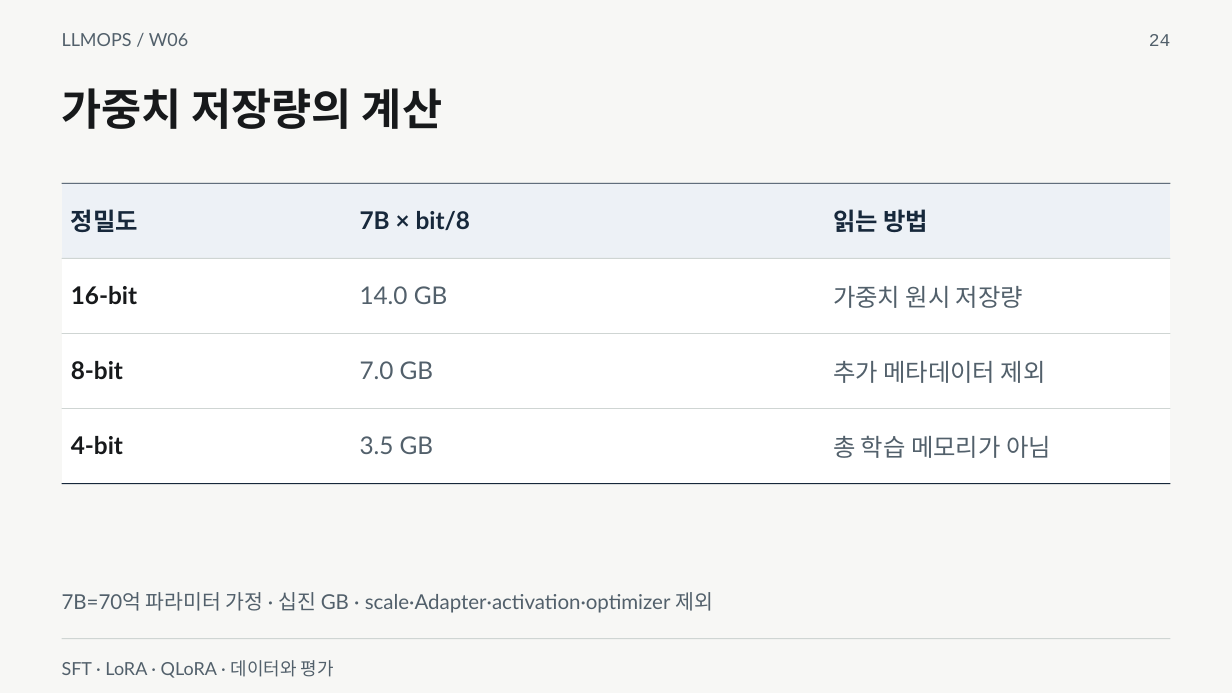
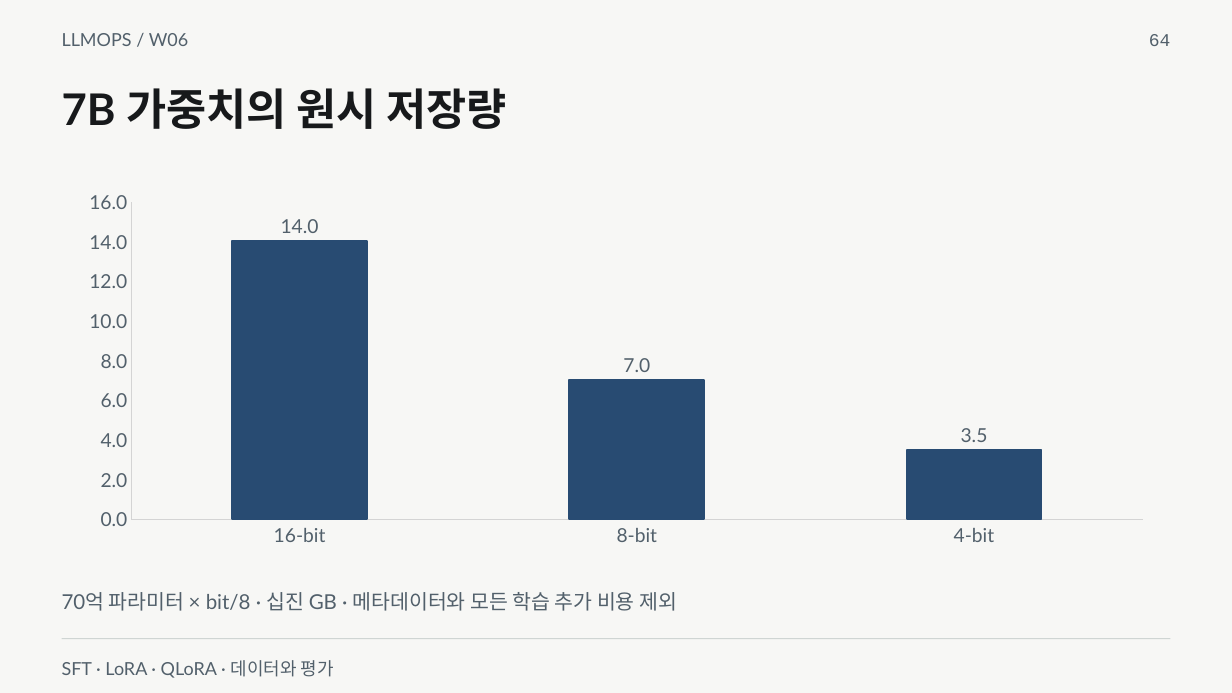
Before and after one commit to smilesjcha/llmops-16week, a slide deck: slide 64 of week06/lecture/06_week6_sft_lora_reference.pptx (slide 24 before the commit). Drawn at 1232x693 pixels with LibreOffice and Linux fonts; fonts in the diff are those of the drawing. Boxes give left, top, right and bottom in pixels: in the first picture for what was removed or moved away, otherwise in the second. Text is boxed around its words. In the diff, an @@ line names an element or a change of style, - is before the commit and + after.

```diff
--- a/week06/lecture/06_week6_sft_lora_reference.pptx
+++ b/week06/lecture/06_week6_sft_lora_reference.pptx
@@ text at (1149, 34, 1171, 46): text changed @@
-24
+64
@@ text at (62, 88, 506, 129): text changed @@
-가중치 저장량의 계산
+7B 가중치의 원시 저장량
@@ table removed at (62, 183, 1170, 483), 4 rows, 3 columns @@
-정밀도 | 7B × bit/8 | 읽는 방법
-16-bit | 14.0 GB | 가중치 원시 저장량
-8-bit | 7.0 GB | 추가 메타데이터 제외
-4-bit | 3.5 GB | 총 학습 메모리가 아님
@@ rectangle removed at (62, 183, 1171, 184) @@
@@ column chart added at (67, 183, 1165, 554) @@
+categories: 16-bit, 8-bit, 4-bit
+Series 1: 14, 7, 3.5
@@ rectangle removed at (62, 258, 1171, 259) @@
@@ rectangle removed at (62, 333, 1171, 334) @@
@@ rectangle removed at (62, 409, 1171, 409) @@
@@ rectangle removed at (62, 483, 1171, 484) @@
@@ text at (62, 592, 677, 611): text changed @@
-7B=70억 파라미터 가정 · 십진 GB · scale·Adapter·activation·optimizer 제외
+70억 파라미터 × bit/8 · 십진 GB · 메타데이터와 모든 학습 추가 비용 제외
```
Also in this commit, not shown: 31 other slides changed, 44 slides added, 18 other files.
